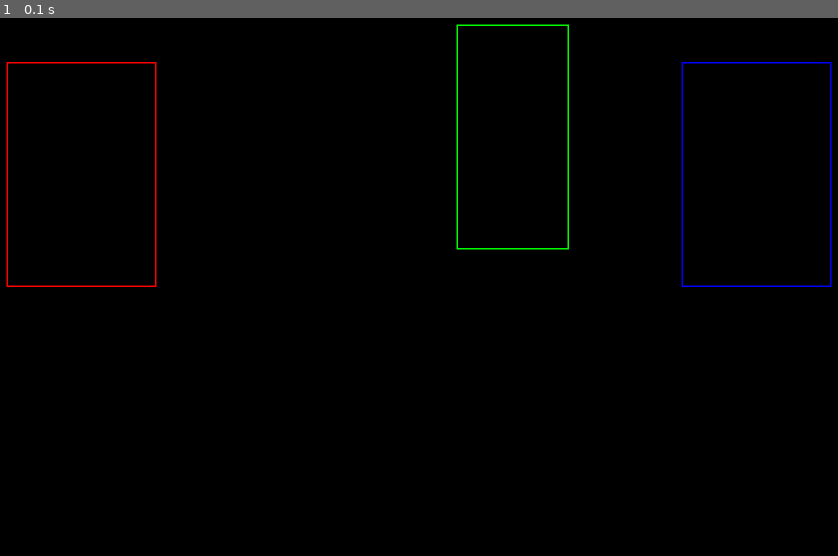
Above: before the commit, frame 1.
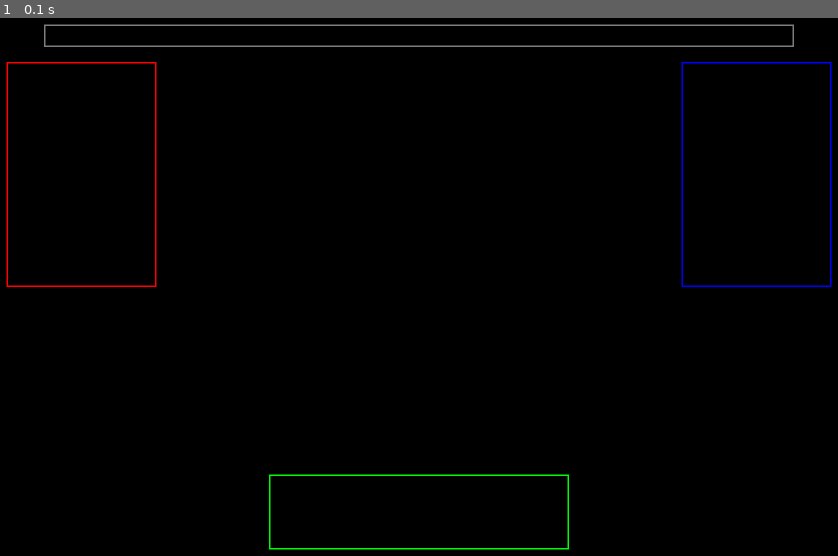
Above: after the commit, the same moment.

Repository: bapostol32/qa-portfolio-template
Game: pygame game, started from projects/turnbased_game/pygame_window_test.py
Same seed, same stepped clock (60 frames per second), same inputs: the game is played once before the commit and once after it.
Inputs:
- Up to frame 1 (0.1 s): no input

The runs differ from the first frame. In frame 1, 1.3% of the frame differs, in the area x 5-95%, y 1-99%.

Commit message:
Started implementing status effect system

Diff:
--- a/projects/turnbased_game/character_classes/rogue.py
+++ b/projects/turnbased_game/character_classes/rogue.py
@@ -3,7 +3,7 @@
 Dexterity-focused character that prioritizes critical chance and stamina recovery.
 """
 from .base_character import Character
-
+from .status_effects import StatusEffect, EffectType, EffectCategory
 
 class Rogue(Character):
     """
@@ -35,9 +35,7 @@
             print(f"""SUPER CRITICAL  {attacker} {dmg} to {target} health.
                     Recovered {stamina_recovery} stamina""")
         else:
-            stamina_recovery = 20
-            self.stamina += stamina_recovery
-            print(f"{attacker} {dmg} damage to {target} health. Recovered {stamina_recovery} stamina.")
+            print(f"{attacker} {dmg} damage to {target} health.")
         return
 
     def special(self, enemy, is_enemy=False):
@@ -66,6 +64,31 @@
             print("Not enough Stamina.")
         return
 
+    def activate_shadow_step(self):
+        shadow_effect = StatusEffect(
+            effect_type=EffectType.SHADOW_STEP,
+            duration=4,
+            magnitude=0.30,
+            maintenance_cost=0,
+            resource_type="stamina",
+            categories=EffectCategory.DODGE  # Simple single category
+    )
+
+    def item(self, is_enemy=False):
+        if self.item_count > 0:
+            self.item_count -= 1
+            health_recovery = 45
+            stamina_recovery = 20
+            self.health += health_recovery
+            self.stamina += stamina_recovery
+            target = "You" if not is_enemy else "Enemy"
+            print(f"""{target} takes a drink from a flask...
+                  Recovers {health_recovery} health and
+                  {stamina_recovery} stamina.""")
+        return
+
+# Helper/Gameloop Methods ----------------------------------------------------------------------------------
+
     def can_use_special(self):
         return self.stamina >= 50
 
@@ -80,19 +103,6 @@
     def validate_action(self, action):
         available = self.get_available_actions()
         return action in available
-
-    def item(self, is_enemy=False):
-        if self.item_count > 0:
-            self.item_count -= 1
-            health_recovery = 45
-            stamina_recovery = 20
-            self.health += health_recovery
-            self.stamina += stamina_recovery
-            target = "You" if not is_enemy else "Enemy"
-            print(f"""{target} takes a drink from a flask...
-                  Recovers {health_recovery} health and
-                  {stamina_recovery} stamina.""")
-        return
 
     def get_action_info(self):
         return {
--- /dev/null
+++ b/projects/turnbased_game/character_classes/status_effect_manager.py
@@ -0,0 +1,108 @@
+from typing import List, Dict, Tuple, Optional, Any
+import random
+from .status_effects import StatusEffect, EffectType
+
+class StatusEffectManager:
+    """
+    Manages stat effects using Observer pattern
+    """
+    def __init__(self): # constructor method (called when creating a new manager)
+        self.active_effects: List[StatusEffect] = [] # empty list to store active effects
+
+    def add_effect(self, effect: StatusEffect) -> None:
+        """Add new status effect"""
+        # Removes existing effect of same type (no stacking)
+        self.remove_effect_by_type(effect.effect_type)
+        self.active_effects.append(effect)
+
+    def remove_effect_by_type(self, effect_type: EffectType) -> None:
+        """Remove effect by type"""
+        self.active_effects = [
+            effect for effect in self.active_effects
+            if effect.effect_type != effect_type
+        ] # List comprehension -- new list with filtered contents
+          # Keep only effects that DON'T match the type we want to remove
+
+    def process_turn_effects(self, character) -> Dict[str, Any]: # Called at the start of every turn
+                                                                 # Manager handles effects, doesn't need
+                                                                 # to know character details
+                                                                 # (Type Safety) Dict[str, Any] means it
+                                                                 # returns a dict with string keys
+        """PROCESS ALL EFFECTS AT TURN START, RETURN RESULTS"""
+        results = {
+            'effects_processed': [], # List of effects that successfully processed this turn
+            'effects_expired': [],   # List of effects that reached '0' duration and expired
+            'resource_costs': {},    # Dict showing which resources were spent and how much
+            'maintenance_failures': [] # List of effects that were removed due to
+                                       # insufficient resources
+        }                              # ^ Good for UI integration
+
+        effects_to_remove = []
+
+        for effect in self.active_effects:
+            # checks maintenence costs
+            if not self._can_maintain_effect(character, effect): # checks character's current resource
+                                                                 # compares maintenence cost (returns bool)
+                effects_to_remove.append(effect)
+                results['maintenance_failures'].append(effect.effect_type.value)
+
+                continue
+            # Deduct maintenence cost
+            if effect.maintenance_cost > 0: # deducts if effect has a cost
+                self._deduct_maintenance_cost(character, effect)
+                results['resource_costs'][effect.resource_type] = effect.maintenance_cost # UI
+
+            # Reduce duration (turn counter)
+            effect.duration -= 1
+            results['effects_processed'].append(effect.effect_type.value) # UI
+            # Check expiration
+            if effect.duration <= 0:
+                effects_to_remove.append(effect)
+                results['effects_expired'].append(effect.effect_type.value) # UI
+
+        # Remove expired/failed effects
+        for effect in effects_to_remove:
+            self.active_effects.remove(effect)
+
+        return results
+
+    # Completely generic methods!
+    def apply_dodge_check(self, character) -> bool:
+        """Check for ANY effect that provides dodge"""
+        for effect in self.active_effects:
+            if EffectCategory.DODGE in effect.categories:
+                dodge_chance = effect.magnitude
+                if random.random() < dodge_chance:
+                    return True
+        return False
+
+    def apply_damage_modification(self, character, base_damage: int):
+        """Apply ALL damage modifications automatically"""
+        modified_damage = base_damage
+        effect_details = {}
+
+        for effect in self.active_effects:
+            if EffectCategory.DAMAGE_REDUCTION in effect.categories:
+                reduction = int(base_damage * effect.magnitude)
+                modified_damage = max(0, modified_damage - reduction)
+                effect_details[f'{effect.effect_type.value}_reduction'] = reduction
+
+            if EffectCategory.DAMAGE_AMPLIFICATION in effect.categories:
+                extra_damage = int(base_damage * effect.magnitude)
+                modified_damage += extra_damage
+                effect_details[f'{effect.effect_type.value}_extra'] = extra_damage
+
+        return modified_damage, effect_details
+
+    def _can_maintain_effect(self, character, effect: StatusEffect) -> bool:
+        """Check if character can afford maintenance cost"""
+        if effect.maintenance_cost == 0:
+            return True
+
+        if effect.resource_type == "mana":
+            return character.mana >= effect.maintenance_cost
+        elif effect.resource_type == "rage":
+            return character.rage >= effect.maintenance_cost
+        elif effect.resource_type == "stamina":
+            return character.stamina >= effect.maintenance_cost
+        return False
--- /dev/null
+++ b/projects/turnbased_game/character_classes/status_effects.py
@@ -0,0 +1,37 @@
+# character_classes/status_effects.py
+from dataclasses import dataclass
+from typing import Dict, Any
+from enum import Enum, Flag
+
+class EffectType(Enum): # Enum created simple named constants
+    MAGIC_BUBBLE = "magic_bubble"
+    BERSERKER_RAGE = "berserker_rage"
+    SHADOW_STEP = "shadow_step"
+
+class EffectCategory(Flag): # Flag creates constants that can be combined using "|" operator
+    """What capabilities this effect provides"""
+    NONE = 0
+    DODGE = 1                    # Provides dodge chance
+    DAMAGE_REDUCTION = 2         # Reduces incoming damage
+    DAMAGE_AMPLIFICATION = 4     # Increases incoming damage
+    RAGE_CONVERSION = 8          # Converts damage to rage
+    MANA_DRAIN = 16             # Costs mana per turn
+
+@dataclass # Auto-generates boilerplate methods for clean data-holding classes
+class StatusEffect:
+    effect_type: EffectType
+    duration: int
+    magnitude: float
+    maintenance_cost: int
+    resource_type: str
+    categories: EffectCategory   # What this effect can do
+
+    def to_dict(self) -> Dict[str, Any]:
+        return {
+            'effect_type': self.effect_type.value,    # Extracts string from EffectTypr enum (e.g. "magic_buibble")
+            'duration': self.duration,                # Copies the distinct attributes
+            'magnitude': self.magnitude,              # Attribute cont.
+            'maintenance_cost': self.maintenance_cost,# Attribute cont.
+            'resource_type': self.resource_type,      # Attribute cont.
+            'categories': self.categories.value       # Extract int value from Flag enum
+        }
--- a/projects/turnbased_game/character_classes/warrior.py
+++ b/projects/turnbased_game/character_classes/warrior.py
@@ -86,9 +86,15 @@
             return True
         return False
 
-    # def revenge(self, enemy, is_enemy=True):
-    #     while True:
-    #         if warrior
+    def enter_berserker_rage(self):
+        berserker_effect = StatusEffect(
+            effect_type=EffectType.BERSERKER_RAGE,
+            duration=5,
+            magnitude=0.25,
+            maintenance_cost=0,
+            resource_type="rage",
+            categories=EffectCategory.DAMAGE_AMPLIFICATION | EffectCategory.RAGE_CONVERSION
+        )
 
     def item(self, is_enemy=False):
         if self.item_count > 0:
@@ -99,6 +105,8 @@
             self.health += health_recovery
             print(f"{target} a potion. {effect} {health_recovery} health.")
             return
+
+# Helper/Gameloop Methods ----------------------------------------------------------------------------------
 
     def get_available_actions(self):
         """
--- a/projects/turnbased_game/character_classes/wizard.py
+++ b/projects/turnbased_game/character_classes/wizard.py
@@ -4,8 +4,8 @@
 All abilities cost resource (mana). Item (mana potion) used to recover mana.
 """
 from .base_character import Character
-
-
+from typing import Dict, Any
+from .status_effects import StatusEffect, EffectType, EffectCategory
 class Wizard(Character):
     """
     Glass cannon character
@@ -75,15 +75,33 @@
             print("Not enough mana.")
         return
     # WIP for new Wizard spell
-    def spell_magic_bubble(self, enemy, is_enemy=False):
-        if self.mana >= 40:
-            self.mana -= 40
-            status_effect = True
-            turn_counter = 3
-            if status_effect and turn_counter >1:
-                turn_counter -= 1
-            else:
-                status_effect = False
+    def cast_magic_bubble(self) -> Dict[str, Any]:
+        """Cast protective magic bubble"""
+        mana_cost = 50
+        if self.mana < mana_cost:
+            return {'success': False, 'reason': 'insufficient_mana'}
+
+        self.mana -= mana_cost
+
+        bubble_effect = StatusEffect(
+            effect_type=EffectType.MAGIC_BUBBLE,
+            duration=3,
+            magnitude=0.35,  # 35% damage reduction
+            maintenance_cost=25,
+            resource_type="mana",
+            categories=EffectCategory.DAMAGE_REDUCTION | EffectCategory.MANA_DRAIN # "|" operator to
+                                                                                   # combine two enum members into a bitwise
+                                                                                   # OR value that represents both categories at once
+        )                                                                          # effect can be checked for both categories
+
+        self.status_effects.add_effect(bubble_effect) # Adds effect to status_effect_manager
+
+        return { # Returns success dictionary with display updates
+            'success': True,
+            'effect_applied': 'magic_bubble',
+            'duration': 3,
+            'mana_used': mana_cost
+        }
 
 
     def item(self, is_enemy=False):
@@ -98,6 +116,7 @@
             print("Out of potions.")
         return
 
+# Helper/Gameloop methods --------------------------------------------------------------------------
     def can_use_special(self):
         return self.mana >= 75
 
--- a/projects/turnbased_game/pygame_window_test.py
+++ b/projects/turnbased_game/pygame_window_test.py
@@ -2,34 +2,48 @@
 import sys
 import time
 
-pygame.init()
-WINDOW_WIDTH = 1200
-WINDOW_HEIGHT = 800
-screen1 = pygame.display.set_mode((WINDOW_WIDTH, WINDOW_HEIGHT))
-BLACK = (0, 0, 0)
-WHITE = (255, 255, 255)
-RED = (255, 0, 0)
-GREEN = (0, 255, 0)
-BLUE = (0, 0, 255)
-GRAY = (128, 128, 128)
-pygame.display.set_caption("Turn-based RPG - Window Test")
-time_clock1 = pygame.time.Clock()
-running = True
+def main():
+    try:
+        pygame.init()
+        font = pygame.font.Font(None, 36)
+        WINDOW_WIDTH = 1200
+        WINDOW_HEIGHT = 800
+        screen1 = pygame.display.set_mode((WINDOW_WIDTH, WINDOW_HEIGHT))
+        BLACK = (0, 0, 0)
+        WHITE = (255, 255, 255)
+        RED = (255, 0, 0)
+        GREEN = (0, 255, 0)
+        BLUE = (0, 0, 255)
+        GRAY = (128, 128, 128)
+        player_text = "Player Zone"
+        enemy_text = "Enemy Zone"
+        health_text = "Health: 200/200"
+        action_text = "Attack"
+        font.render(player_text, False, WHITE)
+        pygame.display.set_caption("Turn-based RPG - Window Test")
+        time_clock1 = pygame.time.Clock()
+        running = True
 
-while running:
-        for event in pygame.event.get():
-                if event.type == pygame.QUIT:
-                        running = False
-                elif event.type == pygame.KEYDOWN:
-                    if event.key == pygame.K_ESCAPE:
-                            running = False
-        screen1.fill(BLACK) # draws screen with a full black screen
-        player_zone = pygame.draw.rect(screen1, RED, (50, 100, 200, 300), 2)
-        enemy_zone = pygame.draw.rect(screen1, BLUE, (950, 100, 200, 300), 2)
-        health_bars = pygame.draw.rect(screen1, GREEN, (650, 50, 150, 300), 2)
-        pygame.display.flip() # produces draw on screen
-        time_clock1.tick(60) # sets fps
+        while running:
+                for event in pygame.event.get():
+                        if event.type == pygame.QUIT:
+                                running = False
+                        elif event.type == pygame.KEYDOWN:
+                            if event.key == pygame.K_ESCAPE:
+                                    running = False
+                screen1.fill(BLACK) # draws screen with a full black screen
+                # visual layout planning
+                player_zone = pygame.draw.rect(screen1, RED, (50, 100, 200, 300), 2)
+                enemy_zone = pygame.draw.rect(screen1, BLUE, (950, 100, 200, 300), 2)
+                action_buttons = pygame.draw.rect(screen1, GREEN, (400, 650, 400, 100), 2)
+                health_bars = pygame.draw.rect(screen1, GRAY, (100, 50, 1000, 30), 2)
+                pygame.display.flip() # produces draw on screen
+                time_clock1.tick(60) # sets fps
+    except:
+           pygame.quit()
+           sys.exit()
+    pygame.quit()
+    sys.exit()
 
 
-pygame.quit()
-sys.exit()
+if __name__ == "__main__": main()
Not shown, changed: projects/turnbased_game/README.md
